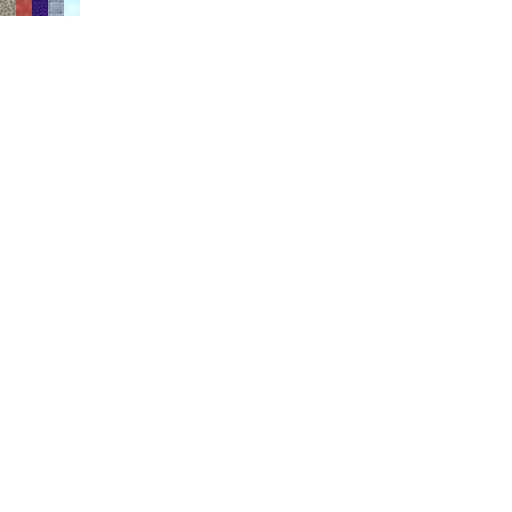
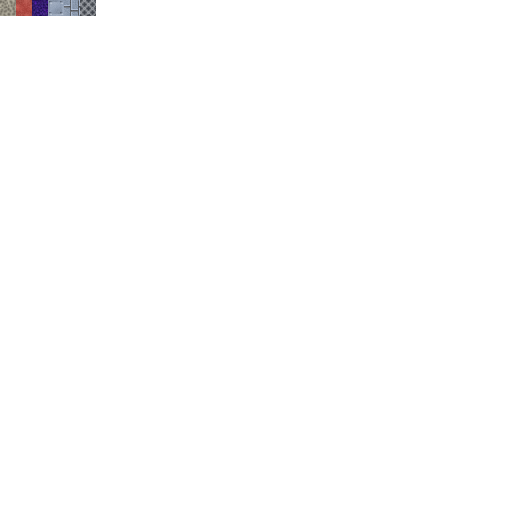
Revision of a layered 512×512 image; what changed, layer by layer:
added layer "Metal Mesh" above "Layer 1" over [80, 0, 96, 16]
renamed "Glass" to "Layer 1", painted on it over [63, 0, 81, 18]
